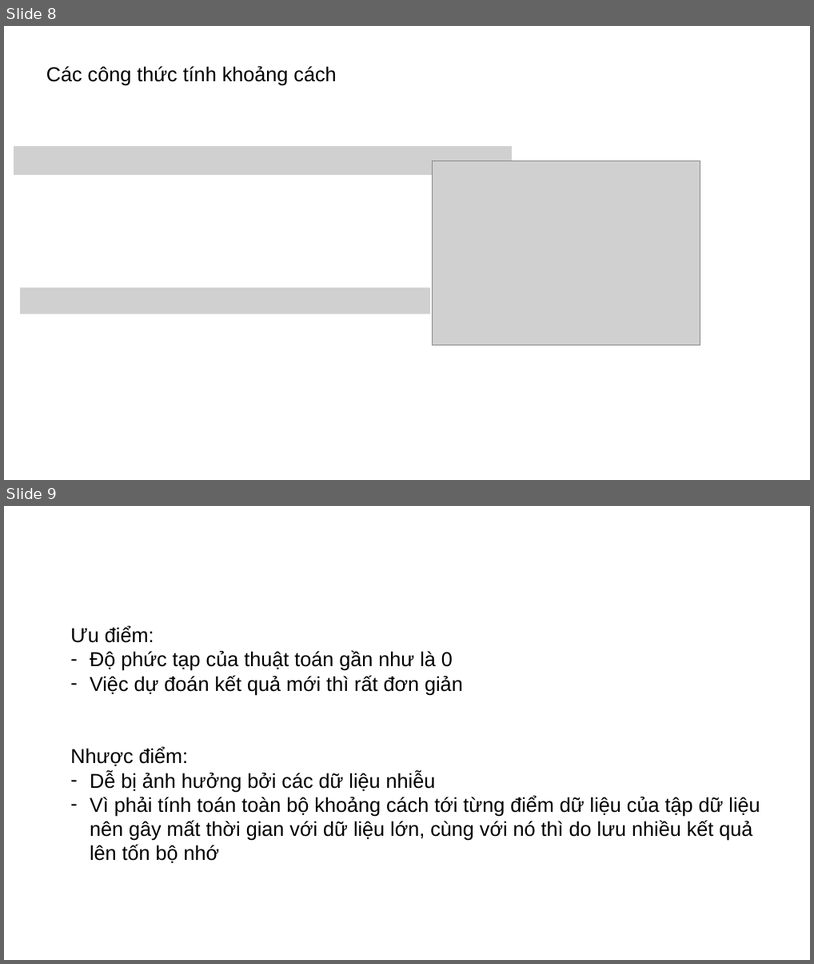
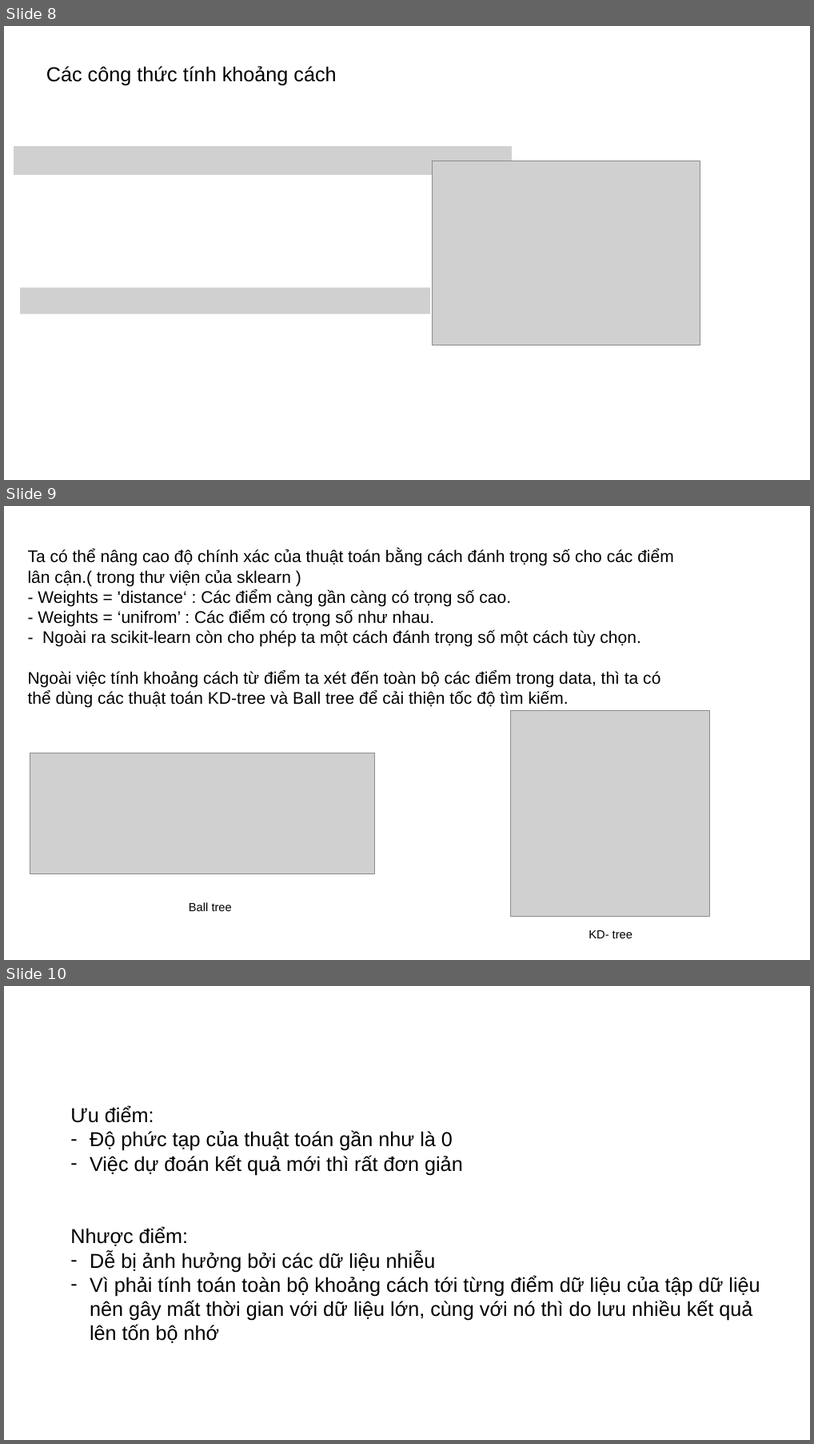
Before and after one commit to doanquocnhan/Credit-Card-Fraud-Detection-Using-KNN, a slide deck: BaoCao_4Tuandau.pptx. Shown one above the other, each under a label of ours: slides 8 and 9 before the commit, slides 8, 9 and 10 after it. The pictures are 814x964 and 814x1444 pixels, drawn with LibreOffice and Linux fonts; fonts in the diff are those of the drawing; grey boxes stand for pictures. Boxes give left, top, right and bottom in pixels: in the first picture for what was removed or moved away, otherwise in the second. Text is boxed around its words. In the diff, an @@ line names an element or a change of style, - is before the commit and + after.

```diff
--- a/BaoCao_4Tuandau.pptx
+++ b/BaoCao_4Tuandau.pptx
@@ slide 9 added at box(4, 506, 810, 960), background #FFFFFF @@
@@ text added at box(28, 549, 674, 707), 20 pt, text #000000 @@
+Ta có thể nâng cao độ chính xác của thuật toán bằng cách đánh trọng số cho các điểm lân cận.( trong thư viện của sklearn )
+- Weights = 'distance‘ : Các điểm càng gần càng có trọng số cao.
+- Weights = ‘unifrom’ : Các điểm có trọng số như nhau.
+- Ngoài ra scikit-learn còn cho phép ta một cách đánh trọng số một cách tùy chọn.
+Ngoài việc tính khoảng cách từ điểm ta xét đến toàn bộ các điểm trong data, thì ta có thể dùng các thuật toán KD-tree và Ball tree để cải thiện tốc độ tìm kiếm.
@@ picture added at box(510, 711, 710, 916) @@
@@ picture added at box(30, 753, 374, 874) @@
@@ text added at box(189, 902, 232, 911), 14 pt, text #000000 @@
+Ball tree
@@ text added at box(589, 930, 633, 938), 14 pt, text #000000 @@
+KD- tree
@@ what was slide 9 is now slide 10 @@
```
Also in this commit, not shown: 1 slide changed.
